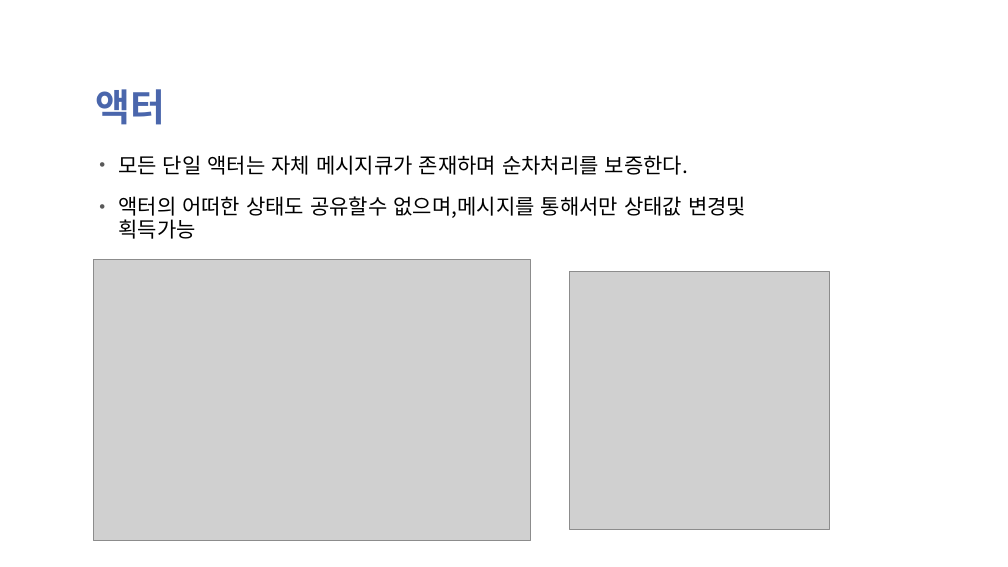
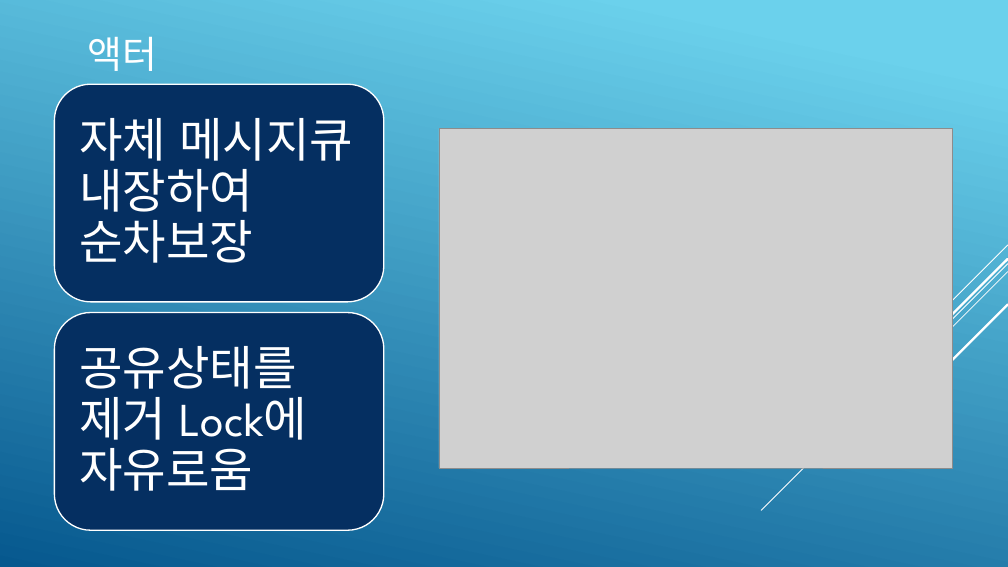
Before and after one commit to psmon/AkkaForNetCore, a slide deck: slide 9 of Doc/AKKA Introduce.pptx. Drawn at 1008x567 pixels with LibreOffice and Linux fonts; fonts in the diff are those of the drawing; grey boxes stand for pictures; background and template pictures are left out. Boxes give left, top, right and bottom in pixels: in the first picture for what was removed or moved away, otherwise in the second. Text is boxed around its words. In the diff, an @@ line names an element or a change of style, - is before the commit and + after.

```diff
--- a/Doc/AKKA Introduce.pptx
+++ b/Doc/AKKA Introduce.pptx
@@ background picture (left out) to gradient #6ED2EB to #06588E @@
@@ title "액터": place and size @@
-title "액터" at [96,89,166,125]
+title "액터" at [88,36,158,71]
@@ title "액터" at [88,36,158,71]: font Noto Sans CJK KR to League Spartan, text colour #4A66AC to #FFFFFF, bold off; line spacing 0.8 to 1; vertical alignment bottom to middle @@
@@ picture: place and size @@
-picture at [569,271,830,529]
+picture at [439,129,952,468]
@@ text removed at [118,155,746,239] @@
-• 모든 단일 액터는 자체 메시지큐가 존재하며 순차처리를 보증한다.
-• 액터의 어떠한 상태도 공유할수 없으며,메시지를 통해서만 상태값 변경및 획득가능
@@ picture removed at [93,260,531,541] @@
@@ group added at [761,245,1008,510]: 5 lines @@
@@ group added at [54,84,384,530]: 2 rounded rectangles, 2 texts @@
+자체 메시지큐 내장하여 순차보장
+공유상태를 제거 Lock에 자유로움
```
Also in this commit, not shown: 21 other slides changed.
